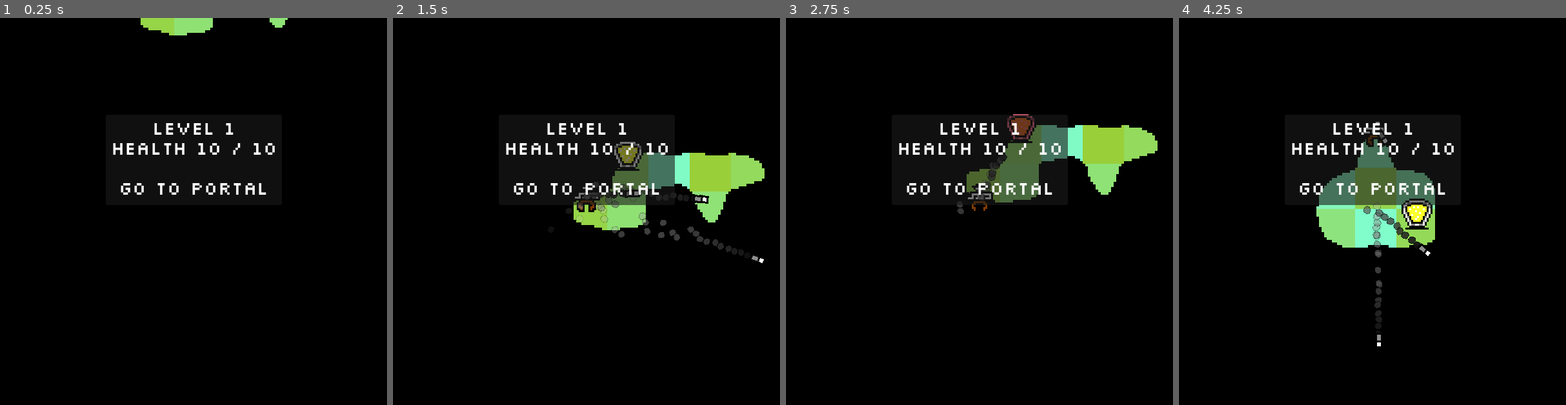
Above: before the commit, frames 1-4 (left to right).
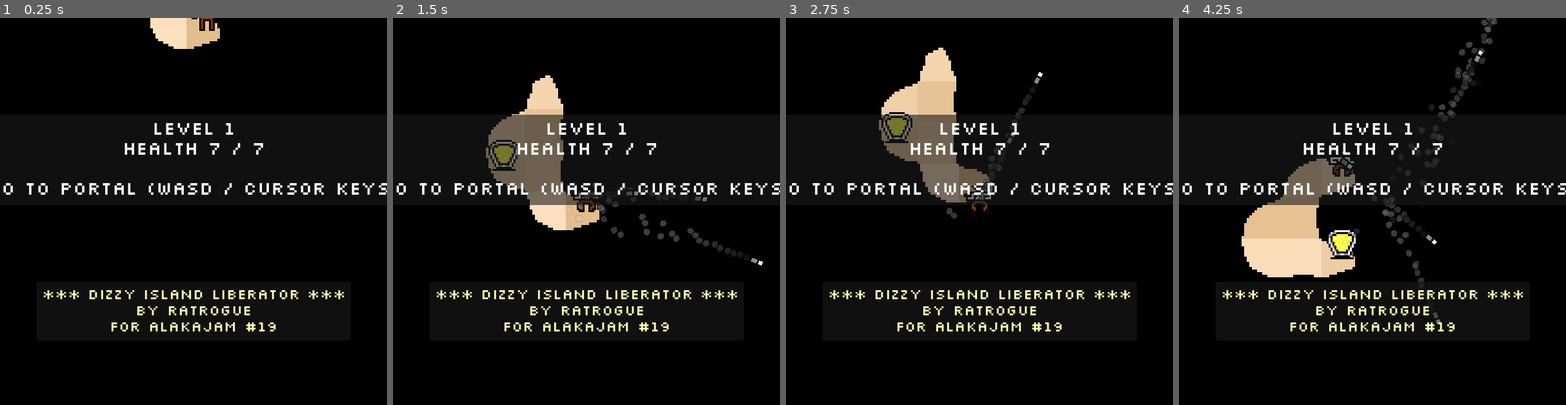
Above: after the commit, the same moments.

Repository: ratkingsminion/akj19-floating-islands
Game: Godot game, scene res://scenes/game.tscn
The game is run twice, just before and just after one commit, with the same random seed, the same clock (stepped at 60 frames per second) and the same inputs.
Inputs (mouse positions are in pixels of both pictures, inside the frame that each line leads up to):
- Up to frame 1 (0.25 s): no input
- Up to frame 2 (1.5 s): move the mouse to (671, 192) at 0.52 s; press the mouse at (671, 192) at 0.53 s; hold D (move_right) 0.53-1.28 s; move the mouse to (509, 230) at 1.27 s; release the mouse at (509, 230) at 1.28 s; hold S (move_down) from 1.28 s (still down); click (509, 230) at 1.35 s
- Up to frame 3 (2.75 s): move the mouse to (1018, 126) at 2.02 s; release S (move_down) at 2.03 s; press the mouse at (1018, 126) at 2.03 s; hold D (move_right) from 2.03 s (still down)
- Up to frame 4 (4.25 s): move the mouse to (1353, 288) at 2.77 s; release D (move_right) at 2.78 s; release the mouse at (1353, 288) at 2.78 s; hold W (move_up) 2.78-3.53 s; click (1353, 288) at 2.85 s; tap R (restart) at 3.5, 4.15 s; move the mouse to (1488, 269) at 3.52 s; press the mouse at (1488, 269) at 3.53 s; hold A (move_left) from 3.53 s (still down)

The runs differ from the first frame. In frame 1, 4.6% of the frame differs, in the area x 0-100%, y 0-81%; in frame 2, 13%; in frame 3, 13%; in frame 4, 15%, in the area x 0-100%, y 0-85%.

Commit message:
sounds added / music added / release of v0.8.0

Diff:
--- a/GodotProject/base/components/c_audio_indexer.gd
+++ b/GodotProject/base/components/c_audio_indexer.gd
@@ -150,7 +150,7 @@
 	if not audio_players_by_id.has(id): printerr("Could not find AudioPlayer ", id); return
 	var ap: Dictionary = audio_players_by_id[id]
 	if must_not_playing and ap["node"].playing: return
-	if ap["last_played"] >= Time.get_ticks_msec() + after_seconds * 1000: return
+	if ap["last_played"] >= Time.get_ticks_msec() - after_seconds * 1000: return
 	ap["node"].play()
 	ap["last_played"] = Time.get_ticks_msec()
 
@@ -158,7 +158,7 @@
 	if not audio_players_by_id.has(id): printerr("Could not find AudioPlayer ", id); return
 	var ap: Dictionary = audio_players_by_id[id]
 	if must_not_playing and ap["node"].playing: return
-	if ap["last_played"] >= Time.get_ticks_msec() + after_seconds * 1000: return
+	if ap["last_played"] >= Time.get_ticks_msec() - after_seconds * 1000: return
 	if ap["node"] is Node2D: ap["node"].global_position = pos
 	else: printerr("AudioPlayer ", id, " is not a 2d node")
 	ap["node"].play()
@@ -168,7 +168,7 @@
 	if not audio_players_by_id.has(id): printerr("Could not find AudioPlayer ", id); return
 	var ap: Dictionary = audio_players_by_id[id]
 	if must_not_playing and ap["node"].playing: return
-	if ap["last_played"] >= Time.get_ticks_msec() + after_seconds * 1000: return
+	if ap["last_played"] >= Time.get_ticks_msec() - after_seconds * 1000: return
 	if ap["node"] is Node3D: ap["node"].global_position = pos
 	else: printerr("AudioPlayer ", id, " is not a 3d node")
 	ap["node"].play()
--- a/GodotProject/project.godot
+++ b/GodotProject/project.godot
@@ -10,7 +10,9 @@
 
 [application]
 
-config/name="Floating Islands"
+config/name="Dizzy Island Liberator"
+config/description="Made by ratrogue for Alakajam 19"
+config/version="0.8.0"
 run/main_scene="res://scenes/game.tscn"
 config/features=PackedStringArray("4.2", "Mobile")
 boot_splash/bg_color=Color(0.141176, 0.141176, 0.141176, 0)
@@ -34,6 +36,10 @@
 window/size/resizable=false
 window/size/borderless=true
 window/size/transparent=true
+
+[filesystem]
+
+import/blender/enabled=false
 
 [input]
 
--- a/GodotProject/scenes/enemy_01.tscn
+++ b/GodotProject/scenes/enemy_01.tscn
@@ -110,7 +110,6 @@
 bullet_life_time = 5.0
 bullet_speed = 200.0
 cool_down = 2.0
-is_local = null
 
 [node name="AnimationPlayer" type="AnimationPlayer" parent="Graphics"]
 libraries = {
--- a/GodotProject/scenes/game.tscn
+++ b/GodotProject/scenes/game.tscn
@@ -7,16 +7,70 @@
 [ext_resource type="Script" path="res://scripts/bullets.gd" id="3_a7jpj"]
 [ext_resource type="Script" path="res://scripts/cam.gd" id="4_rjnyy"]
 [ext_resource type="PackedScene" uid="uid://ca6q0ha2et3xq" path="res://scenes/portal.tscn" id="4_rset1"]
+[ext_resource type="Script" path="res://base/components/c_audio_indexer.gd" id="5_b1kef"]
+[ext_resource type="AudioStream" uid="uid://bqd8dsv1kmj8l" path="res://snd/player_shoot.wav" id="6_mjld3"]
+[ext_resource type="AudioStream" uid="uid://bvyg3x2tcrkvp" path="res://snd/player_hurt.wav" id="7_yjrl5"]
+[ext_resource type="AudioStream" uid="uid://b0kusoiyi0htk" path="res://snd/player_walk.wav" id="8_3u6s3"]
 [ext_resource type="Theme" uid="uid://1vmm0wv3dqji" path="res://gfx/Silkscreen/theme.tres" id="8_i0arf"]
+[ext_resource type="AudioStream" uid="uid://b0mqpsr2c0pi2" path="res://snd/player_die.wav" id="9_6wrin"]
+[ext_resource type="AudioStream" uid="uid://6m210dhc1sdb" path="res://snd/enemy_shoot.wav" id="10_r3m1q"]
+[ext_resource type="AudioStream" uid="uid://dpmdqswiuqufy" path="res://snd/enemy_hurt.wav" id="11_hiseg"]
+[ext_resource type="AudioStream" uid="uid://bgl8wpitejg33" path="res://snd/enemy_die.wav" id="12_x62go"]
+[ext_resource type="AudioStream" uid="uid://ch3xlq0y6o51" path="res://snd/portal.wav" id="13_y4ckj"]
+[ext_resource type="AudioStream" uid="uid://5ejckvgbs1si" path="res://snd/dizzy_01.ogg" id="14_hkvrr"]
+
+[sub_resource type="AudioStreamRandomizer" id="AudioStreamRandomizer_5btlk"]
+random_pitch = 1.1
+random_volume_offset_db = 1.0
+streams_count = 1
+stream_0/stream = ExtResource("8_3u6s3")
+stream_0/weight = 1.0
 
 [sub_resource type="StyleBoxEmpty" id="StyleBoxEmpty_qqp1c"]
 
-[node name="Game" type="Node2D" node_paths=PackedStringArray("_info_label")]
+[node name="Game" type="Node2D" node_paths=PackedStringArray("_info_label", "_title_screen")]
 script = ExtResource("1_mqg4y")
 _player_scene = ExtResource("2_2gu23")
 _enemy_scenes = Array[PackedScene]([ExtResource("3_1a0o3")])
 _portal_scene = ExtResource("4_rset1")
 _info_label = NodePath("CanvasLayer/PanelContainer/Control/PanelContainer/MarginContainer/RichTextLabel")
+_title_screen = NodePath("CanvasLayer/PanelContainer/TitleScreen Control")
+
+[node name="CompAudioIndexer" type="Node" parent="."]
+script = ExtResource("5_b1kef")
+
+[node name="player_shoot" type="AudioStreamPlayer2D" parent="CompAudioIndexer"]
+stream = ExtResource("6_mjld3")
+
+[node name="player_hurt" type="AudioStreamPlayer2D" parent="CompAudioIndexer"]
+stream = ExtResource("7_yjrl5")
+
+[node name="player_walk" type="AudioStreamPlayer2D" parent="CompAudioIndexer"]
+stream = SubResource("AudioStreamRandomizer_5btlk")
+volume_db = -3.0
+
+[node name="player_die" type="AudioStreamPlayer2D" parent="CompAudioIndexer"]
+stream = ExtResource("9_6wrin")
+
+[node name="enemy_shoot" type="AudioStreamPlayer2D" parent="CompAudioIndexer"]
+stream = ExtResource("10_r3m1q")
+
+[node name="enemy_hurt" type="AudioStreamPlayer2D" parent="CompAudioIndexer"]
+stream = ExtResource("11_hiseg")
+
+[node name="enemy_die" type="AudioStreamPlayer2D" parent="CompAudioIndexer"]
+stream = ExtResource("12_x62go")
+
+[node name="portal" type="AudioStreamPlayer2D" parent="CompAudioIndexer"]
+stream = ExtResource("13_y4ckj")
+
+[node name="Music CompAudioIndexer" type="Node" parent="."]
+script = ExtResource("5_b1kef")
+is_music = true
+
+[node name="dizzy_01" type="AudioStreamPlayer" parent="Music CompAudioIndexer"]
+stream = ExtResource("14_hkvrr")
+volume_db = -6.0
 
 [node name="Level" parent="." instance=ExtResource("1_k018x")]
 rotation_speed = 0.0
@@ -43,6 +97,44 @@
 grow_vertical = 2
 theme = ExtResource("8_i0arf")
 theme_override_styles/panel = SubResource("StyleBoxEmpty_qqp1c")
+
+[node name="TitleScreen Control" type="Control" parent="CanvasLayer/PanelContainer"]
+layout_mode = 2
+size_flags_horizontal = 4
+size_flags_vertical = 8
+
+[node name="PanelContainer" type="PanelContainer" parent="CanvasLayer/PanelContainer/TitleScreen Control"]
+layout_mode = 1
+anchors_preset = 7
+anchor_left = 0.5
+anchor_top = 1.0
+anchor_right = 0.5
+anchor_bottom = 1.0
+offset_left = -242.0
+offset_top = -191.0
+offset_right = 242.0
+offset_bottom = -100.0
+grow_horizontal = 2
+grow_vertical = 0
+
+[node name="MarginContainer" type="MarginContainer" parent="CanvasLayer/PanelContainer/TitleScreen Control/PanelContainer"]
+layout_mode = 2
+theme_override_constants/margin_left = 8
+theme_override_constants/margin_top = 8
+theme_override_constants/margin_right = 8
+theme_override_constants/margin_bottom = 8
+
+[node name="RichTextLabel" type="RichTextLabel" parent="CanvasLayer/PanelContainer/TitleScreen Control/PanelContainer/MarginContainer"]
+modulate = Color(1, 1, 0.698039, 1)
+layout_mode = 2
+theme_override_font_sizes/normal_font_size = 24
+bbcode_enabled = true
+text = "[center]*** Dizzy Island Liberator ***
+by ratrogue
+for Alakajam #19[/center]"
+fit_content = true
+scroll_active = false
+autowrap_mode = 0
 
 [node name="Control" type="Control" parent="CanvasLayer/PanelContainer"]
 layout_mode = 2
--- a/GodotProject/scenes/player.tscn
+++ b/GodotProject/scenes/player.tscn
@@ -175,9 +175,6 @@
 scale = Vector2(0.333333, 0.333333)
 script = ExtResource("3_rerlb")
 bullet_scene = ExtResource("2_7xc3r")
-bullet_life_time = null
-bullet_speed = null
-cool_down = null
 is_local = false
 
 [node name="AnimationPlayer" type="AnimationPlayer" parent="Graphics"]
--- a/GodotProject/scripts/enemy.gd
+++ b/GodotProject/scripts/enemy.gd
@@ -19,20 +19,22 @@
 func _ready() -> void:
 	Events.HURT.register_for(self, _on_hurt)
 	animation_player.play(&"idle")
-	weapon.last_time = Time.get_ticks_msec() + randi_range(1000, 2000)
+	weapon.last_time = Time.get_ticks_msec() + 1000 + int(1000 * randf() * weapon.cool_down)
 
 func _process(delta: float) -> void:
 	life_timer += delta
 	if weapon != null and Game.inst._cur_player != null:
-		weapon.shoot(Game.inst._cur_player.get_target_global_pos(), self)
+		if weapon.shoot(Game.inst._cur_player.get_target_global_pos(), self):
+			Game.inst.audio.play_at_pos_2d("enemy_shoot", global_position)
 
 ###
 
 func die(source: Node) -> void:
-	if effect_die != null:
+	if source != self and effect_die != null:
 		var die_effect := effect_die.instantiate() as Node2D
 		Game.inst.add_child(die_effect, true)
 		die_effect.global_position = global_position
+	Game.inst.audio.play_at_pos_2d("enemy_die", global_position)
 	Events.ENEMY_DIED.emit(self)
 	queue_free()
 
@@ -53,6 +55,7 @@
 
 		source.destroy()
 		health -= 1
+		if health > 0: Game.inst.audio.play_at_pos_2d("enemy_hurt", global_position)
 
 	if health <= 0:
 		die(source)
--- a/GodotProject/scripts/events.gd
+++ b/GodotProject/scripts/events.gd
@@ -3,3 +3,4 @@
 static var HURT := Event.Targeted_1.new("target: Node", "source: Node")
 static var PLAYER_ENTERED_PORTAL := Event.Signal_0.new()
 static var ENEMY_DIED := Event.Signal_1.new("enemy: Enemy")
+static var PLAYER_DIED := Event.Signal_0.new()
--- a/GodotProject/scripts/game.gd
+++ b/GodotProject/scripts/game.gd
@@ -7,6 +7,7 @@
 @export var _enemy_scenes: Array[PackedScene]
 @export var _portal_scene: PackedScene
 @export var _info_label: RichTextLabel
+@export var _title_screen: Control
 @export var _tile_count_increase_per_level := 3
 @export var _tile_count_at_start := 7
 @export var _rotation_increase_per_level := 5.0
@@ -14,6 +15,7 @@
 var _follow_graphics: Dictionary
 var _cur_player: Player
 var _cur_portal: Portal
+var wait := true
 
 var _cur_level := 0
 var _cur_enemy_count := 0
@@ -23,6 +25,9 @@
 @onready var level: Level = $Level
 @onready var _player_cam: PlayerCam = $"PlayerCam"
 @onready var _graphics: Node2D = $"GRAPHICS"
+@onready var audio: CompAudioIndexer = $CompAudioIndexer
+@onready var music: CompAudioIndexer = $"Music CompAudioIndexer"
+
 
 ###
 
@@ -32,6 +37,7 @@
 
 	Events.PLAYER_ENTERED_PORTAL.register(_on_player_enter_portal)
 	Events.ENEMY_DIED.register(_on_enemy_died)
+	Events.PLAYER_DIED.register(_on_player_died)
 
 	await get_tree().process_frame
 	create_island(_cur_tile_count)
@@ -57,6 +63,7 @@
 ###
 
 func create_island(tile_count: int) -> void:
+	wait = true
 	_cur_level += 1
 
 	if _cur_level == 1: level.rotation_degrees = 0.0
@@ -75,19 +82,28 @@
 
 	if _cur_level == 1:
 		_cur_enemy_count = 0
+		music.music_fade_out()
 	elif _cur_level == 2:
 		_cur_enemy_count = 1
+		music.music_fade_in("dizzy_01")
+		_title_screen.queue_free()
 	else:
 		var min_count := tile_count / 4 - 1
 		var max_count := tile_count / 4 + 1
 		_cur_enemy_count = randi_range(min_count, max_count)
+		music.music_fade_in("dizzy_01")
+
 	print("create island with ", _cur_tile_count, " tiles and ", _cur_enemy_count, " enemies")
+
 	for i in _cur_enemy_count:
 		spawn_enemy(randi_range(0, _enemy_scenes.size() - 1))
 
 	if _cur_enemy_count == 0:
 		spawn_portal.call_deferred()
 	_update_label()
+
+	await get_tree().process_frame
+	wait = false
 
 func spawn_player() -> void:
 	if _cur_player != null:
@@ -158,8 +174,12 @@
 		_info_label.text += str("\nHEALTH ", health, " / ", _cur_player.max_health)
 	if _cur_player == null or _cur_player.health <= 0:
 		_info_label.text += "\n\nPRESS R TO RESTART"
+	elif _cur_level == 1:
+		_info_label.text += "\n\nGO TO PORTAL (WASD / CURSOR KEYS)"
 	elif _cur_portal != null:
 		_info_label.text += "\n\nGO TO PORTAL"
+	elif _cur_level == 2:
+		_info_label.text += "\n\nSHOOT WITH MOUSE CLICK"
 	_info_label.text += "[/center]"
 
 ### events
@@ -175,3 +195,7 @@
 	_cur_enemy_count -= 1
 	if _cur_enemy_count == 0:
 		spawn_portal.call_deferred()
+
+func _on_player_died() -> void:
+	music.music_fade_out()
+	_update_label()
--- a/GodotProject/scripts/level.gd
+++ b/GodotProject/scripts/level.gd
@@ -9,11 +9,12 @@
 @export var float_frequency := 5.0
 @export var float_amplitude = 2.0
 
-var top: Node2D
+var grass: Node2D
+var beach: Node2D
 var bottom: Node2D
 var tile_gfx_size: int
 var tile_scale: float
-var map: Dictionary # Vector2->Node
+var map: Dictionary # Vector2->Dictionary[beach:Node, grass:Node]
 var _float_time: float
 
 @onready var _tiles: Node2D = $TILES
@@ -34,7 +35,7 @@
 	_float_time += delta
 	position = Vector2(0.0, sin(_float_time * float_frequency) * float_amplitude)
 
-	bottom.global_position = top.global_position + Vector2.DOWN * 20.0
+	bottom.global_position = beach.global_position + Vector2.DOWN * 20.0
 
 ###
 
@@ -50,7 +51,7 @@
 	var smallest_n := 5
 	var pos := keys.back() as Vector2i
 	for key in keys:
-		var n := map[key].get_meta("neighbors", 5) as int
+		var n := map[key]["neighbors"] as int
 		if n < smallest_n:
 			smallest_n = n
 			pos = key
@@ -62,7 +63,7 @@
 	var rect := Rect2(0, 0, tile_size, tile_size)
 
 	for key in map:
-		var sprite := map[key] as Sprite2D
+		var sprite := map[key]["beach"] as Sprite2D
 		rect.position.x = sprite.position.x - tile_size * 0.5
 		rect.position.y = sprite.position.y - tile_size * 0.5
 		var delta_x := local_pos.x - maxf(rect.position.x, minf(local_pos.x, rect.position.x + rect.size.x))
@@ -78,10 +79,15 @@
 	if reset:
 		for c in chars.get_children(): c.queue_free()
 		for c in bullets_local.get_children(): c.queue_free()
-		if top != null: top.queue_free()
 		map.clear()
-		top = Node2D.new()
-		_tiles.add_child(top)
+
+		if beach != null: beach.queue_free()
+		beach = Node2D.new()
+		_tiles.add_child(beach)
+
+		if grass != null: grass.queue_free()
+		grass = Node2D.new()
+		_tiles.add_child(grass)
 	if bottom != null: bottom.queue_free()
 
 	for i in tile_count:
@@ -89,30 +95,49 @@
 		while map.has(key):
 			var nk: Vector2i = map.keys().pick_random() # key
 			key = nk + dirs.pick_random()
-		var sprite := Sprite2D.new()
-		sprite.texture_filter = CanvasItem.TEXTURE_FILTER_NEAREST
-		sprite.texture = floor_gfx
-		sprite.modulate = Color.YELLOW_GREEN.lerp(Color.AQUAMARINE, randf())
-		top.add_child(sprite)
-		sprite.position = key * tile_size
-		map[key] = sprite
+		map[key] = {}
 
 	# set graphics
 	for key in map:
-		var sprite := map[key] as Sprite2D
-		sprite.scale = Vector2.ONE * tile_scale
-		var i := 0
 		var n := 0
-		if map.has(key + Vector2i.UP): n += 1; i += 1
-		if map.has(key + Vector2i.RIGHT): n += 1; i += 2
-		if map.has(key + Vector2i.DOWN): n += 1; i += 4
-		if map.has(key + Vector2i.LEFT): n += 1; i += 8
-		sprite.set_meta("neighbors", n)
-		sprite.region_enabled = true
-		sprite.region_rect = Rect2((i % 8) * tile_gfx_size, (i / 8) * tile_gfx_size, tile_gfx_size, tile_gfx_size)
-		#print(sprite.region_rect)
+		if map.has(key + Vector2i.UP): n += 1
+		if map.has(key + Vector2i.RIGHT): n += 1
+		if map.has(key + Vector2i.DOWN): n += 1
+		if map.has(key + Vector2i.LEFT): n += 1
+		map[key]["neighbors"] = n
 
-	bottom = top.duplicate()
+	for key in map:
+		var i_beach := 0
+		var i_grass := 0
+		if map.has(key + Vector2i.UP): i_beach += 1; i_grass += 1 if map[key + Vector2i.UP]["neighbors"] > 3 else 0
+		if map.has(key + Vector2i.RIGHT): i_beach += 2; i_grass += 2 if map[key + Vector2i.RIGHT]["neighbors"] > 3 else 0
+		if map.has(key + Vector2i.DOWN): i_beach += 4; i_grass += 4 if map[key + Vector2i.DOWN]["neighbors"] > 3 else 0
+		if map.has(key + Vector2i.LEFT): i_beach += 8; i_grass += 8 if map[key + Vector2i.LEFT]["neighbors"] > 3 else 0
+
+		var sprite_beach := Sprite2D.new()
+		sprite_beach.scale = Vector2.ONE * tile_scale
+		sprite_beach.texture_filter = CanvasItem.TEXTURE_FILTER_NEAREST
+		sprite_beach.texture = floor_gfx
+		sprite_beach.position = key * tile_size
+		sprite_beach.region_enabled = true
+		sprite_beach.region_rect = Rect2((i_beach % 8) * tile_gfx_size, (i_beach / 8) * tile_gfx_size, tile_gfx_size, tile_gfx_size)
+		sprite_beach.modulate = Color.BURLYWOOD.lerp(Color.BISQUE, randf())
+		beach.add_child(sprite_beach)
+		map[key]["beach"] = sprite_beach
+
+		if map[key]["neighbors"] > 3:
+			var sprite_grass := Sprite2D.new()
+			sprite_grass.scale = Vector2.ONE * tile_scale
+			sprite_grass.texture_filter = CanvasItem.TEXTURE_FILTER_NEAREST
+			sprite_grass.texture = floor_gfx
+			sprite_grass.position = key * tile_size
+			sprite_grass.region_enabled = true
+			sprite_grass.region_rect = Rect2((i_grass % 8) * tile_gfx_size, (i_grass / 8) * tile_gfx_size, tile_gfx_size, tile_gfx_size)
+			sprite_grass.modulate = Color.DARK_OLIVE_GREEN.lerp(Color.MEDIUM_SEA_GREEN, randf())
+			grass.add_child(sprite_grass)
+			map[key]["grass"] = sprite_grass
+
+	bottom = beach.duplicate()
 	_tiles.add_child(bottom)
 	_tiles.move_child(bottom, 0)
 	for c in bottom.get_children():
--- a/GodotProject/scripts/player.gd
+++ b/GodotProject/scripts/player.gd
@@ -4,14 +4,14 @@
 @export var walk_speed := 100.0
 @export var weapon: Weapon
 
-@export var max_health := 10
+@export var max_health := 7
 @export var effect_hurt: PackedScene
 @export var effect_die: PackedScene
 
 var _input_move: Vector2
 var _anim_suffix := "f"
+var health: int
 
-@onready var health := max_health
 @onready var animation_player: AnimationPlayer = $Graphics/AnimationPlayer
 @onready var sprite: Sprite2D = $Graphics/Sprite
 
@@ -19,16 +19,23 @@
 
 func _ready() -> void:
 	Events.HURT.register_for(self, _on_hurt)
+	max_health = max_health + Game.inst._cur_level - 1
+	health = max_health
 
 func _process(delta: float) -> void:
+	if Game.inst.wait: return
+
 	if health <= 0:
 		sprite.rotation_degrees += delta * 360.0
 		sprite.modulate = sprite.modulate.lerp(Color.BLACK, delta * 2)
 	else:
 		if Input.is_action_pressed("shoot"):
-			weapon.shoot(get_global_mouse_position(), self)
+			if weapon.shoot(get_global_mouse_position(), self):
+				Game.inst.audio.play_at_pos_2d("player_shoot", global_position)
 
 func _physics_process(delta: float) -> void:
+	if Game.inst.wait: return
+
 	if health <= 0:
 		_input_move = Vector2.ZERO
 		animation_player.stop()
@@ -38,8 +45,7 @@
 	else:
 		_input_move = Input.get_vector("move_left", "move_right", "move_up", "move_down")
 		if not Level.cur.check(global_position + Vector2.UP * 5.0, 5.0):
-			health = 0
-			Events.HURT.emit_to(self, self)
+			die(self)
 		var anim := "idle_" if not _input_move else "walk_"
 		if _input_move.y > 0.0 or (_input_move.y == 0.0 and _input_move.x != 0): _anim_suffix = "f"
 		elif _input_move.y < 0.0: _anim_suffix = "b"
@@ -49,6 +55,7 @@
 
 	if health > 0 and velocity:
 		move_and_slide()
+		Game.inst.audio.play_at_pos_2d("player_walk", global_position, 0.25)
 
 ###
 
@@ -56,12 +63,16 @@
 	return sprite.global_position
 
 func die(source: Node) -> void:
+	if health <= 0: return
 	health = 0
 
-	if effect_die != null:
+	if source != self and effect_die != null:
 		var die_effect := effect_die.instantiate() as Node2D
 		Game.inst.add_child(die_effect, true)
 		die_effect.global_position = global_position
+
+	Game.inst.audio.play_at_pos_2d("player_die", global_position)
+	Events.PLAYER_DIED.emit()
 
 ### events
 
@@ -69,17 +80,19 @@
 	if source == self: return
 
 	if source is Bullet:
-		if effect_hurt != null:
-			var hurt_effect := effect_hurt.instantiate() as Node2D
-			Game.inst.add_child(hurt_effect, true)
-			hurt_effect.global_position = source.global_position
+		source.destroy()
 
-		Tweens.do_01(self, 0.35, func(f: float) -> void:
-			sprite.modulate = Color.CRIMSON.lerp(Color.WHITE, f)
-		)
+		if health == 1:
+			die(source)
+		elif health > 0:
+			if effect_hurt != null:
+				var hurt_effect := effect_hurt.instantiate() as Node2D
+				Game.inst.add_child(hurt_effect, true)
+				hurt_effect.global_position = source.global_position
 
-		source.destroy()
-		health -= 1
+			Tweens.do_01(self, 0.35, func(f: float) -> void:
+				sprite.modulate = Color.CRIMSON.lerp(Color.WHITE, f)
+			)
 
-	if health <= 0:
-		die(source)
+			health -= 1
+			if health > 0: Game.inst.audio.play_at_pos_2d("player_hurt", global_position)
--- a/GodotProject/scripts/portal.gd
+++ b/GodotProject/scripts/portal.gd
@@ -21,4 +21,5 @@
 		)
 		source.destroy()
 	elif source is Player:
+		Game.inst.audio.play_at_pos_2d("portal", global_position)
 		Events.PLAYER_ENTERED_PORTAL.emit()
--- a/GodotProject/scripts/weapon.gd
+++ b/GodotProject/scripts/weapon.gd
@@ -14,12 +14,13 @@
 func is_shooting() -> bool:
 	return last_time > Time.get_ticks_msec()
 
-func shoot(target: Vector2, by: Node) -> void:
+func shoot(target: Vector2, by: Node) -> bool:
 	if is_shooting():
-		return
+		return false
 
 	var bullet := bullet_scene.instantiate() as Node2D
 	var pos = global_position + Vector2(randf_range(-5.0, 5.0), randf_range(-5.0, 5.0))
 	Bullets.inst.shoot(bullet, pos, bullet_speed, bullet_life_time, target, by, is_local)
 
 	last_time = Time.get_ticks_msec() + int(cool_down * 1000.0)
+	return true
Not shown: 1 places in GodotProject/scenes/game.tscn that only renumber resources
Not shown, added: GodotProject/snd/dizzy_01.ogg.import
Not shown, added: GodotProject/snd/enemy_die.wav.import
Not shown, added: GodotProject/snd/enemy_hurt.wav.import
Not shown, added: GodotProject/snd/enemy_shoot.wav.import
Not shown, added: GodotProject/snd/player_die.wav.import
Not shown, added: GodotProject/snd/player_hurt.wav.import
Not shown, added: GodotProject/snd/player_shoot.wav.import
Not shown, added: GodotProject/snd/player_walk.wav.import
Not shown, added: GodotProject/snd/portal.wav.import
Not shown, added: GodotProject/snd/dizzy_01.ogg
Not shown, added: GodotProject/snd/enemy_die.wav
(and 13 more such lines)
